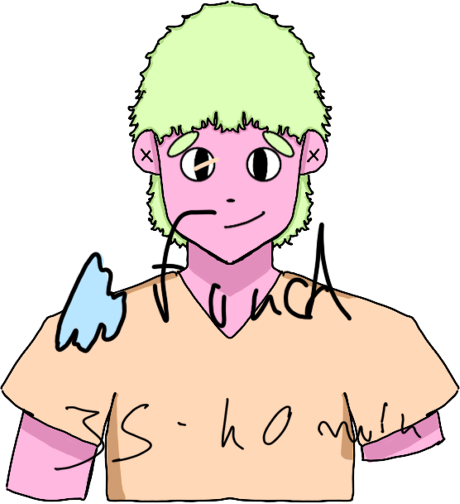
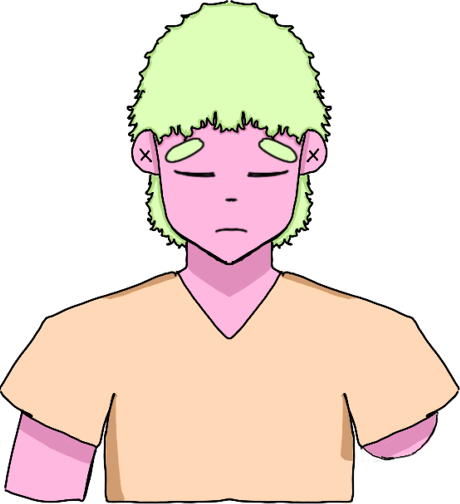
Two versions of the same layered image (460px x 504px). Layer-by-layer changes:
hid "NE" over [0, 157, 446, 477]
painted on "face" over [126, 93, 318, 285]
added layer "body" above "body NE" over [0, 0, 460, 504]
renamed "body" to "body NE", hid it over [0, 0, 460, 504]
